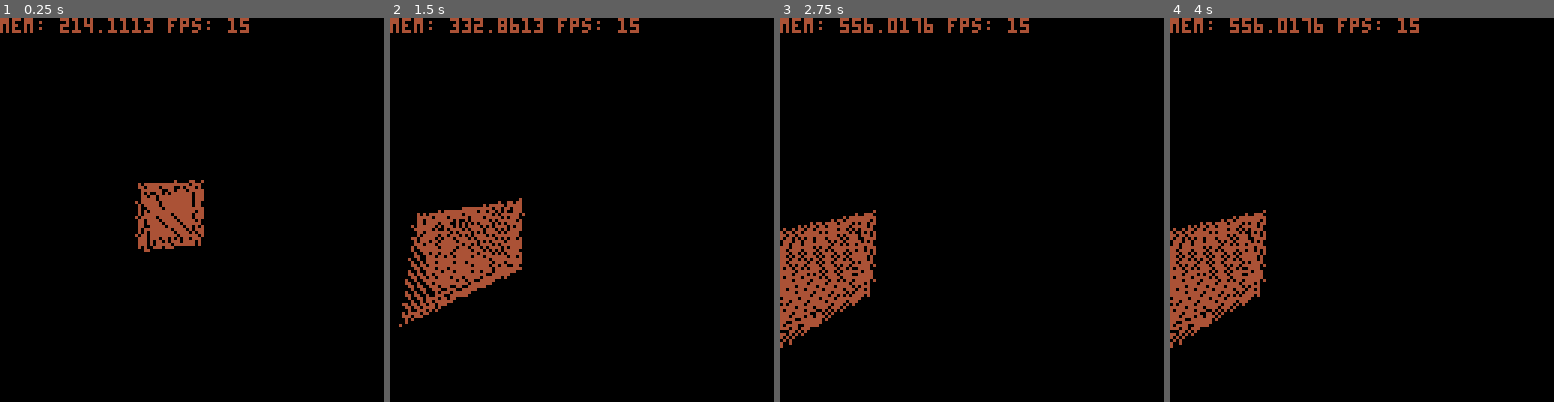
Above: before the commit, frames 1-4 (left to right).
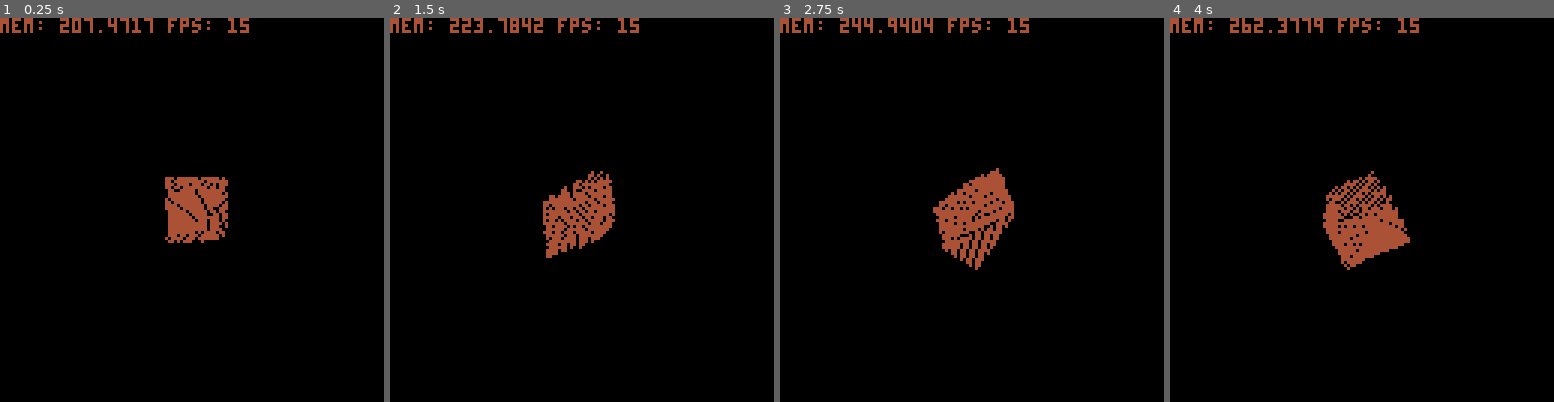
Above: after the commit, the same moments.

Repository: sthilaid/pico-8-carts
Game: PICO-8 cartridge cube.p8
Two runs of this game, one before a commit and one after it. Both use one fixed random seed, a clock stepped at 60 frames per second and the inputs below.
Inputs:
- Up to frame 1 (0.25 s): no input
- Up to frame 2 (1.5 s): no input
- Up to frame 3 (2.75 s): no input
- Up to frame 4 (4 s): no input

The runs differ from the first frame. In frame 1, 2.5% of the frame differs, in the area x 18-60%, y 0-61%; in frame 2, 7.7%; in frame 3, 7.9%; in frame 4, 8.0%, in the area x 0-63%, y 0-86%.

Commit message:
added local keywords and small optims

Diff:
--- a/cube.p8
+++ b/cube.p8
@@ -10,17 +10,18 @@
    --camera = perspective2(45, 1, 0.1, 1000)
    camera = perspective(-3, 3, 3, -3, 2, 100)
    --camera = ortho(-5, 5, 5, -5, 0.1, 100)
-   cube = object(transmatrix(vpoint(0,0,5)), cubemesh())
+   local cube = object(transmatrix(vpoint(0,0,5)), cubemesh())
    add(objects, cube)
 
    cubeRotMat= rotmatrix(0.25/30, 0.1/30, 0.05/30)
 end
-
-
 
 function _update()
    for obj in all(objects) do
+      local translation = mgettranslation(obj.mat)
+      mtranslate(obj.mat, vscale(translation, -1))
       obj.mat = mmult(cubeRotMat, obj.mat)
+      mtranslate(obj.mat, translation)
    end
 end
 
@@ -49,19 +50,19 @@
       return (p1[1] - p3[1]) * (p2[2] - p3[2]) - (p2[1] - p3[1]) * (p1[2] - p3[2])
    end
 
-    d1 = sign(p, t1, t2);
-    d2 = sign(p, t2, t3);
-    d3 = sign(p, t3, t1);
-
-    has_neg = (d1 < 0) or (d2 < 0) or (d3 < 0)
-    has_pos = (d1 > 0) or (d2 > 0) or (d3 > 0)
-
-    return not (has_neg and has_pos);
+   local d1 = sign(p, t1, t2);
+   local d2 = sign(p, t2, t3);
+   local d3 = sign(p, t3, t1);
+
+   local has_neg = (d1 < 0) or (d2 < 0) or (d3 < 0)
+   local has_pos = (d1 > 0) or (d2 > 0) or (d3 > 0)
+
+   return not (has_neg and has_pos);
 end
 
 function drawTriangle(p0, p1, p2, col)
-   pmin = point2d(min(min(p0[1], p1[1]), p2[1]), min(min(p0[2], p1[2]), p2[2]))
-   pmax = point2d(max(max(p0[1], p1[1]), p2[1]), max(max(p0[2], p1[2]), p2[2]))
+   local pmin = point2d(min(min(p0[1], p1[1]), p2[1]), min(min(p0[2], p1[2]), p2[2]))
+   local pmax = point2d(max(max(p0[1], p1[1]), p2[1]), max(max(p0[2], p1[2]), p2[2]))
    for x=pmin[1], pmax[1] do
       for y=pmin[2], pmax[2] do
          if pointInTriangle(point2d(x,y), p0, p1, p2) then
@@ -82,7 +83,7 @@
 function vscale(v1, s) return {v1[1]*s, v1[2]*s, v1[3]*s, v1[4]*s} end
 function vdot(v1, v2) return v1[1]*v2[1] + v1[2]*v2[2] + v1[3]*v2[3] end
 function vnorm(v) return sqrt(vdot(v,v)) end
-function vnormalize(v) dv = vmakedir(v) return vscale(dv, 1/vnorm(dv)) end
+function vnormalize(v) local dv = vmakedir(v) return vscale(dv, 1/vnorm(dv)) end
 function vstr(v) return "["..v[1]..","..v[2]..","..v[3]..","..v[4].."]" end
 function vstr3(v) return "["..v[1]..","..v[2]..","..v[3].."]" end
 
@@ -90,10 +91,8 @@
 -- matrix
 
 function matrix() return {{1,0,0,0}, {0,1,0,0}, {0,0,1,0}, {0,0,0,1}} end
-function rotmatrix(p, y, r, m) -- pitch around z, yaw around y, roll around x
-   if type(m) == "nil" then
-      m = matrix()
-   end
+function rotmatrix(p, y, r) -- pitch around z, yaw around y, roll around x
+   local m = matrix()
    m[1][1] = cos(y)*cos(p)
    m[1][2] = cos(y)*sin(p)*sin(r) - sin(y)*sin(r)
    m[1][3] = cos(y)*sin(p)*cos(r) + sin(y)*sin(r)
@@ -105,27 +104,31 @@
    m[3][3] = cos(p)*cos(r)
    return m
 end
-function transmatrix(t, m)
-   if type(m) == "nil" then
-      m = matrix()
-   end
+function transmatrix(t)
+   local m = matrix()
    m[1][4] = t[1]
    m[2][4] = t[2]
    m[3][4] = t[3]
    return m
 end
-function scalematrix(sx, sy, sz, m)
-   if type(m) == "nil" then
-      m = matrix()
-   end
+function scalematrix(sx, sy, sz)
+   local m = matrix()
    m[1][1] = sx
    m[2][2] = sy
    m[3][3] = sz
    m[4][4] = 1
    return m
 end
+function mgettranslation(m)
+   return vpoint(m[1][4], m[2][4], m[3][4])
+end
+function mtranslate(m, t)
+   m[1][4] += t[1]
+   m[2][4] += t[2]
+   m[3][4] += t[3]
+end
 function ortho(l, r, t, b, n, f)
-   m = matrix()
+   local m = matrix()
    m[1][1] = 2 / (r - l)
    m[2][2] = 2 / (t - b)
    m[3][3] = 2 / (f - n)
@@ -136,7 +139,7 @@
    return m
 end
 function perspective(l, r, t, b, n, f)
-   m = matrix()
+   local m = matrix()
    m[1][1] = 2*n / (r - l)
    m[2][2] = 2*n / (t - b)
    m[3][3] = (f+n) / (f-n)
@@ -148,18 +151,18 @@
    return m
 end
 function perspective2(fovy, aspect, near, far)
-   theta = fovy/2
-   top = near * sin(theta) / cos(theta) -- tan(x) = sin(x) / cos(x)
-   bottom = -top
-   right = top * aspect
-   left = -right
+   local theta = fovy/2
+   local top = near * sin(theta) / cos(theta) -- tan(x) = sin(x) / cos(x)
+   local bottom = -top
+   local right = top * aspect
+   local left = -right
    return perspective(left, right, bottom, top, near, far);
 end
 function mmult(m1, m2)
-   m = matrix()
+   local m = matrix()
    for i=1,4 do
       for j=1,4 do
-         m_ij = 0
+         local m_ij = 0
          for r=1,4 do
             m_ij += m1[i][r] * m2[r][j]
          end
@@ -169,7 +172,7 @@
    return m
 end
 function mapply(m, v)
-   res = vpoint(v[1], v[2], v[3])
+   local res = vpoint(v[1], v[2], v[3])
    res.w = v.w
    for i=1,4 do
       res[i] = 0
@@ -184,10 +187,9 @@
    return {verts=vertices,
            uvs=textureCoords,
            normals=normals,
-           tris=triangles,
-           vFrags={}}
-end
-function object(mat, mesh) return {mat=mat, mesh=mesh} end
+           tris=triangles}
+end
+function object(mat, mesh) return {mat=mat, mesh=mesh, vFrags={}, pFrags={}} end
 
 function fragment(v, uv, n) return {v=v, uv=uv, n=n} end
 function geometryVertexShading(v, uv, n)
@@ -195,9 +197,9 @@
 end
 
 function geometryProjection(vFrag, objMat, camMat)
-   camspaceVert     = mapply(camMat, mapply(objMat, vFrag.v))
-   camspaceVert     = vscale(camspaceVert, 1/camspaceVert[4]) // normalize the w component
-   camspaceNormal   = vnormalize(mapply(camMat, mapply(objMat, vFrag.n)))
+   local camspaceVert   = mapply(camMat, mapply(objMat, vFrag.v))
+   camspaceVert         = vscale(camspaceVert, 1/camspaceVert[4]) // normalize the w component
+   local camspaceNormal = vnormalize(mapply(camMat, mapply(objMat, vFrag.n)))
    return fragment(camspaceVert, vFrag.uv, camspaceNormal)
 end
 
@@ -211,21 +213,21 @@
 end
 
 function processGeometries(cam, objects)
-   screenMat = mmult(transmatrix(vpoint(64, 64, 0.5)), scalematrix(64, 64, 0.5))
+   local screenMat = mmult(transmatrix(vpoint(64, 64, 0.5)), scalematrix(64, 64, 0.5))
 
    -- todo: optimize, only process vertices and normals once
    for obj in all(objects) do
-      mesh = obj.mesh
+      local mesh = obj.mesh
       obj.vFrags={}
       for t in all(mesh.tris) do
-         processedVertData= {}
-         clippedVertData = {}
+         local processedVertData= {}
+         local clippedVertData = {}
          for tindex=1,3 do
-            v = mesh.verts[t[tindex][1]]
-            uv = mesh.uvs[t[tindex][2]]
-            n = mesh.normals[t[tindex][3]]
-            vFrag           = geometryVertexShading(v, uv, n)
-            projVertFrag    = geometryProjection(vFrag, obj.mat, cam)
+            local v     = mesh.verts[t[tindex][1]]
+            local uv    = mesh.uvs[t[tindex][2]]
+            local n     = mesh.normals[t[tindex][3]]
+            local vFrag           = geometryVertexShading(v, uv, n)
+            local projVertFrag    = geometryProjection(vFrag, obj.mat, cam)
             --print("pv: "..vstr(projVertFrag.n))
             add(processedVertData, projVertFrag)
          end
@@ -234,7 +236,7 @@
             --print(processedTriangle.v[1].." -> "..clippedVertData[#clippedVertData].v[1])
          end
          for clippedVertex in all(clippedVertData) do
-            screenVert = geometryScreenMapping(clippedVertex.v, screenMat)
+            local screenVert = geometryScreenMapping(clippedVertex.v, screenMat)
             clippedVertex.v = screenVert
          end
          add(obj.vFrags, clippedVertData) -- accumulate screen space clipped triangles
@@ -253,37 +255,37 @@
       obj.pFrags = {}
       -- print(#(obj.vFrags))
       for vfragTriangle in all(obj.vFrags) do
-         p1 = vfragTriangle[1].v
-         p2 = vfragTriangle[2].v
-         p3 = vfragTriangle[3].v
-         uv1 = vfragTriangle[1].uv
-         uv2 = vfragTriangle[2].uv
-         uv3 = vfragTriangle[3].uv
-         n1 = vfragTriangle[1].n
-         n2 = vfragTriangle[2].n
-         n3 = vfragTriangle[3].n
-         edgeParams = {computeEdgeParams(p1, p2), computeEdgeParams(p2, p3), computeEdgeParams(p3, p1)}
-         pmin = point2d(min(min(p1[1], p2[1]), p3[1]), min(min(p1[2], p2[2]), p3[2]))
-         pmax = point2d(max(max(p1[1], p2[1]), p3[1]), max(max(p1[2], p2[2]), p3[2]))
+         local p1 = vfragTriangle[1].v
+         local p2 = vfragTriangle[2].v
+         local p3 = vfragTriangle[3].v
+         local uv1 = vfragTriangle[1].uv
+         local uv2 = vfragTriangle[2].uv
+         local uv3 = vfragTriangle[3].uv
+         local n1 = vfragTriangle[1].n
+         local n2 = vfragTriangle[2].n
+         local n3 = vfragTriangle[3].n
+         local edgeParams = {computeEdgeParams(p1, p2), computeEdgeParams(p2, p3), computeEdgeParams(p3, p1)}
+         local pmin = point2d(min(min(p1[1], p2[1]), p3[1]), min(min(p1[2], p2[2]), p3[2]))
+         local pmax = point2d(max(max(p1[1], p2[1]), p3[1]), max(max(p1[2], p2[2]), p3[2]))
          --print("min: "..pstr(pmin).." max: "..pstr(pmax))
          --print("params: a:"..edgeParams[1].a.."b: "..edgeParams[1].b.."c: "..edgeParams[1].c)
          for x=pmin[1], pmax[1] do
             for y=pmin[2], pmax[2] do
-               isInside = true
-               edgeValues = {}
+               local isInside = true
+               local edgeValues = {}
                for e=1,3 do
                   edgeValues[e] = edgeSign(point2d(x,y), edgeParams[e].a, edgeParams[e].b, edgeParams[e].c)
                   isInside = isInside and edgeValues[e] >= 0
                end
                if isInside then
-                  areaSum = (edgeValues[1]  + edgeValues[2] + edgeValues[3])
+                  local areaSum = (edgeValues[1]  + edgeValues[2] + edgeValues[3])
                   -- should use perspective corrected coordinates?
-                  barycentric_u = edgeValues[2] / areaSum
-                  barycentric_v = edgeValues[3] / areaSum
-                  barycentric_w = 1 - barycentric_u - barycentric_v
-                  v = baryInterpVertex(barycentric_w, barycentric_u, barycentric_v, p1, p2, p3)
-                  uv = baryInterpPoint(barycentric_w, barycentric_u, barycentric_v, uv1, uv2, uv3)
-                  n = baryInterpVertex(barycentric_w, barycentric_u, barycentric_v, n1, n2, n3)
+                  local barycentric_u = edgeValues[2] / areaSum
+                  local barycentric_v = edgeValues[3] / areaSum
+                  local barycentric_w = 1 - barycentric_u - barycentric_v
+                  local v = baryInterpVertex(barycentric_w, barycentric_u, barycentric_v, p1, p2, p3)
+                  local uv = baryInterpPoint(barycentric_w, barycentric_u, barycentric_v, uv1, uv2, uv3)
+                  local n = baryInterpVertex(barycentric_w, barycentric_u, barycentric_v, n1, n2, n3)
                   add(obj.pFrags, fragment(v, uv, n))
                end
             end
@@ -295,8 +297,8 @@
    --pixelShading
    for obj in all(objects) do
       for pfrag in all(obj.pFrags) do
-         x = flr(pfrag.v[1])
-         y = flr(pfrag.v[2])
+         local x = flr(pfrag.v[1])
+         local y = flr(pfrag.v[2])
          --print(pstr(point2d(pfrag.v[1],pfrag.v[2])))
          --print(pstr(point2d(x,y)))
          pset(x,y,4)
